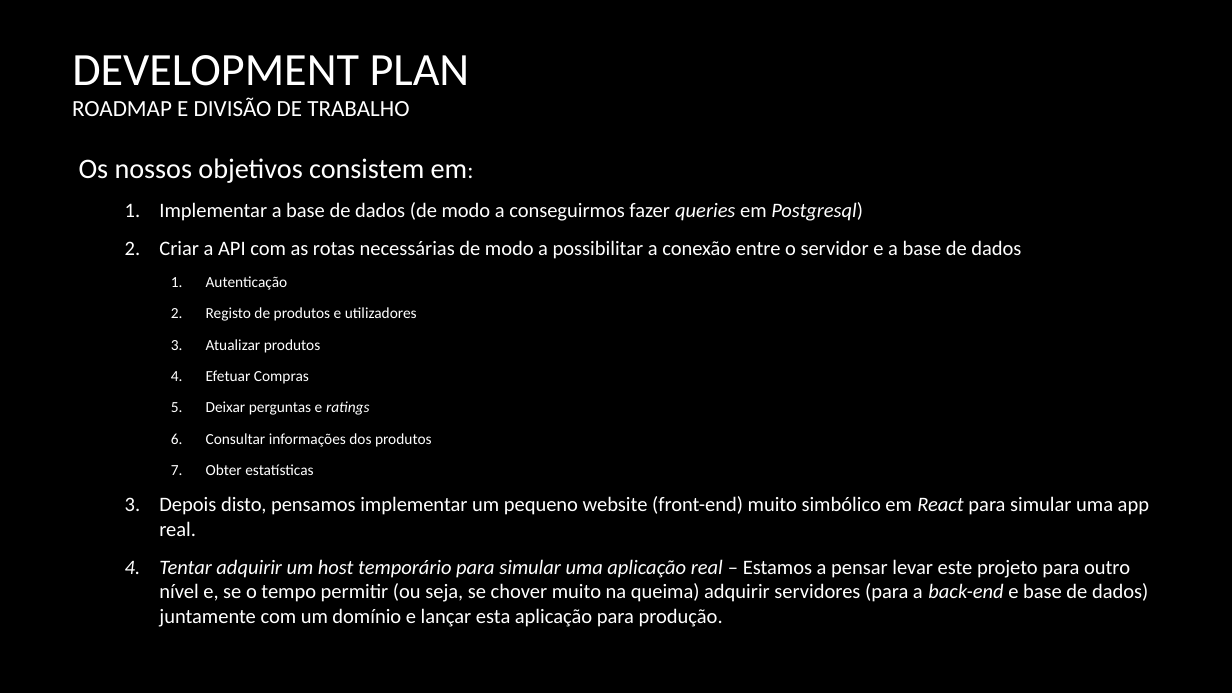
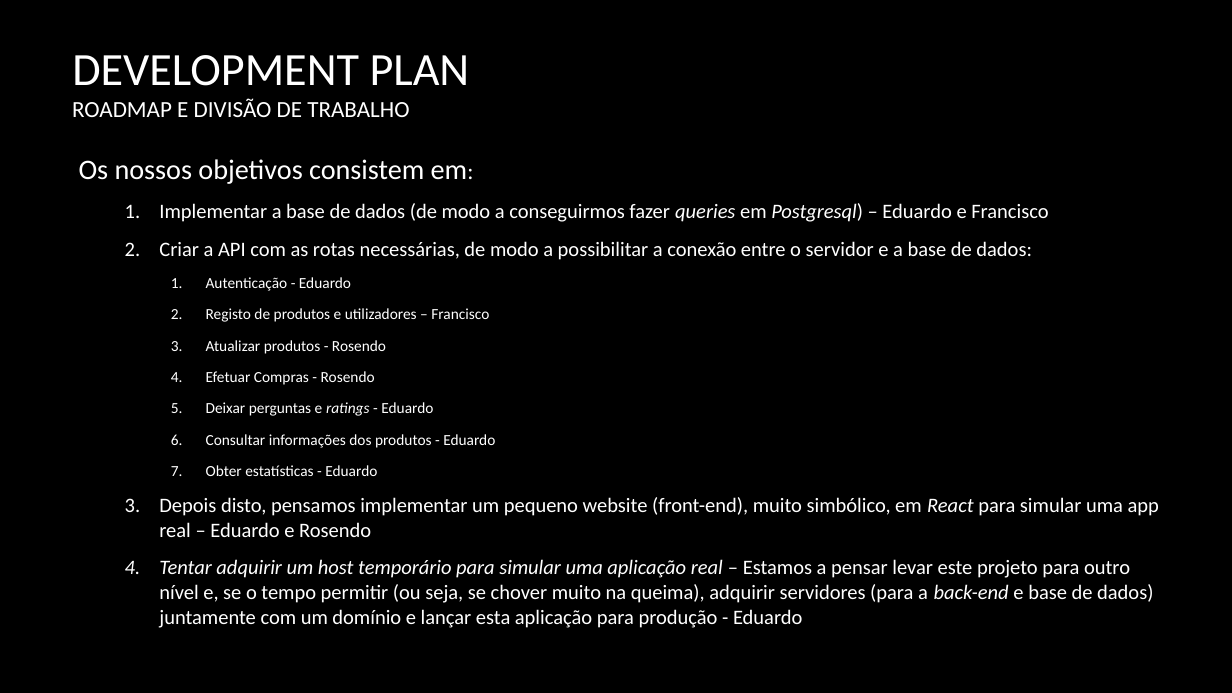
Before and after one commit to PolpEdu/Trabalho-Pr-ticpo, a slide deck: slide 12 of Trabalho prático.pptx (slide 7 before the commit). Drawn at 1232x693 pixels with LibreOffice and Linux fonts; fonts in the diff are those of the drawing; background and template pictures are left out. Boxes give left, top, right and bottom in pixels: in the first picture for what was removed or moved away, otherwise in the second. Text is boxed around its words. In the diff, an @@ line names an element or a change of style, - is before the commit and + after.

```diff
--- a/Trabalho prático.pptx
+++ b/Trabalho prático.pptx
@@ text at box(159, 203, 1159, 628): text changed @@
-  1. Implementar a base de dados (de modo a conseguirmos fazer queries em Postgresql)
-  2. Criar a API com as rotas necessárias de modo a possibilitar a conexão entre o servidor e a base de dados
-    1. Autenticação
-    2. Registo de produtos e utilizadores
-    3. Atualizar produtos
-    4. Efetuar Compras
-    5. Deixar perguntas e ratings
-    6. Consultar informações dos produtos
-    7. Obter estatísticas
-  3. Depois disto, pensamos implementar um pequeno website (front-end) muito simbólico em React para simular uma app real.
-  4. Tentar adquirir um host temporário para simular uma aplicação real – Estamos a pensar levar este projeto para outro nível e, se o tempo permitir (ou seja, se chover muito na queima) adquirir servidores (para a back-end e base de dados) juntamente com um domínio e lançar esta aplicação para produção.
+  1. Implementar a base de dados (de modo a conseguirmos fazer queries em Postgresql) – Eduardo e Francisco
+  2. Criar a API com as rotas necessárias, de modo a possibilitar a conexão entre o servidor e a base de dados:
+    1. Autenticação - Eduardo
+    2. Registo de produtos e utilizadores – Francisco
+    3. Atualizar produtos - Rosendo
+    4. Efetuar Compras - Rosendo
+    5. Deixar perguntas e ratings - Eduardo
+    6. Consultar informações dos produtos - Eduardo
+    7. Obter estatísticas - Eduardo
+  3. Depois disto, pensamos implementar um pequeno website (front-end), muito simbólico, em React para simular uma app real – Eduardo e Rosendo
+  4. Tentar adquirir um host temporário para simular uma aplicação real – Estamos a pensar levar este projeto para outro nível e, se o tempo permitir (ou seja, se chover muito na queima), adquirir servidores (para a back-end e base de dados) juntamente com um domínio e lançar esta aplicação para produção - Eduardo
```
Also in this commit, not shown: 7 other slides changed, 5 slides added, 1 other file.
